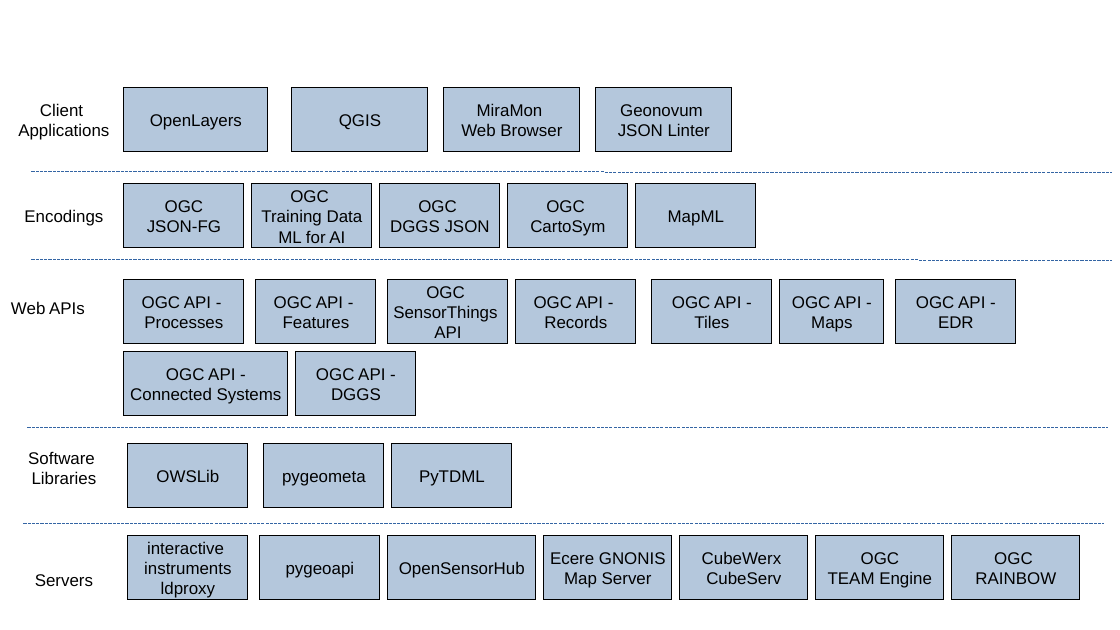
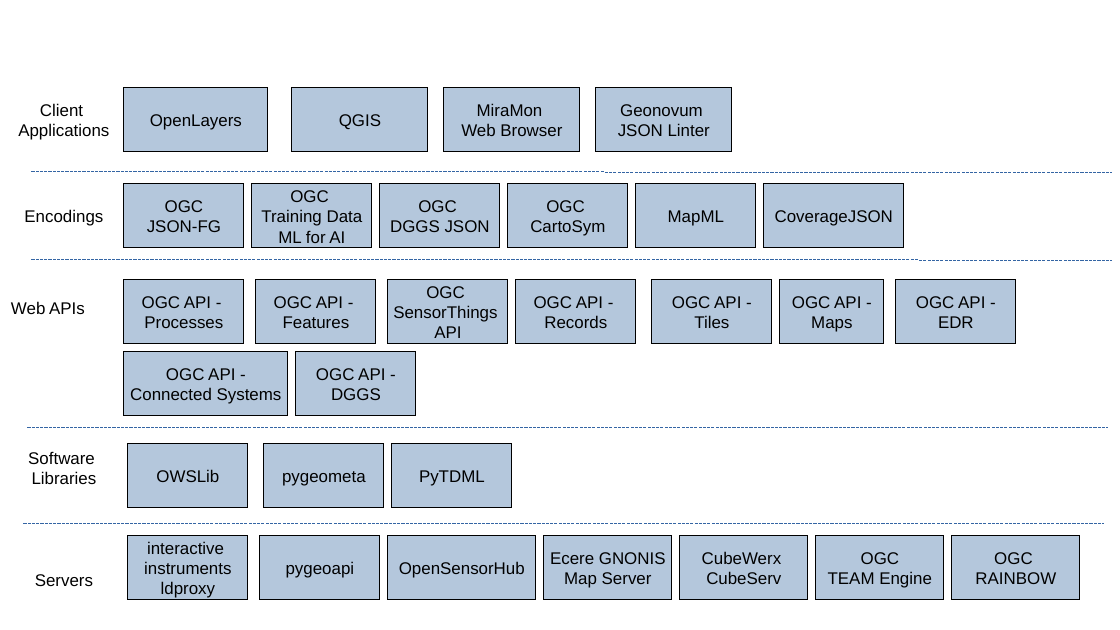
Before and after one commit to opengeospatial/developer-events, a slide deck: slide 1 of 2024/Open-Standards-Code-Sprint/engineering-report/images/Figures.odp. Drawn at 1120x630 pixels with LibreOffice and Linux fonts; fonts in the diff are those of the drawing. Boxes give left, top, right and bottom in pixels: in the first picture for what was removed or moved away, otherwise in the second. Text is boxed around its words. In the diff, an @@ line names an element or a change of style, - is before the commit and + after.

Commit message:
added coveragejson

```diff
--- a/2024/Open-Standards-Code-Sprint/engineering-report/images/Figures.odp
+++ b/2024/Open-Standards-Code-Sprint/engineering-report/images/Figures.odp
@@ rectangle added at (x1=764, y1=184, x2=905, y2=248), fill #B4C7DC, outline #000000 0 pt, 12 pt, text #000000 @@
+CoverageJSON
```
Also in this commit, not shown: 5 other files.
